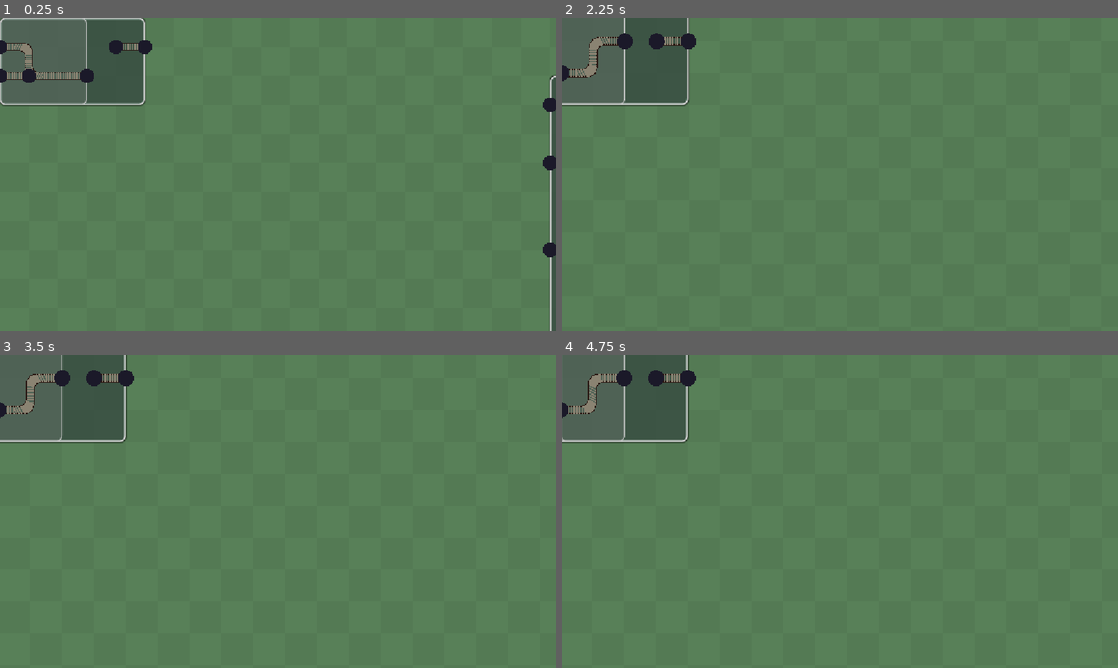
Above: before the commit, frames 1-4 (two rows, left to right).
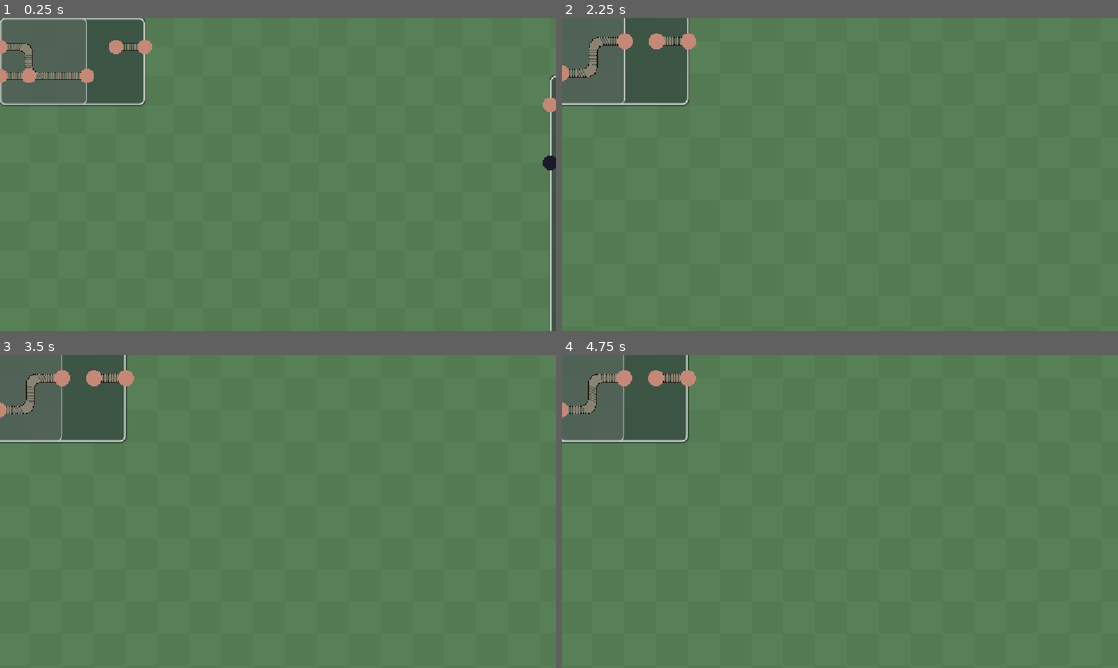
Above: after the commit, the same moments.

Repository: WishingWillow/photoshop-game
Game: Godot game, scene res://Tests/mirror_test.tscn
Same seed, same stepped clock (60 frames per second), same inputs: the game is played once before the commit and once after it. This scene is started directly instead of the project's main scene.
Inputs (mouse positions are in pixels of both pictures, inside the frame that each line leads up to):
- Up to frame 1 (0.25 s): no input
- Up to frame 2 (2.25 s): tap Enter at 0.5, 2 s; move the mouse to (962, 158) at 0.52 s; hold Middle mouse button (camera_drag_mod) 0.53-1.25 s; click (962, 158) at 0.67 s; tap Space at 1.25 s; drag from (728, 190) to (812, 237) at 1.27 s; move the mouse to (895, 105) at 2.02 s; hold Mouse wheel up (zoom_in) from 2.03 s (still down); click (895, 105) at 2.17 s
- Up to frame 3 (3.5 s): release Mouse wheel up (zoom_in) at 2.75 s; tap Space at 2.75 s; drag from (250, 574) to (111, 464) at 2.77 s
- Up to frame 4 (4.75 s): tap Enter at 3.5 s; move the mouse to (1006, 558) at 3.52 s; hold Middle mouse button (camera_drag_mod) 3.53-4.25 s; click (1006, 558) at 3.67 s; drag from (673, 464) to (756, 433) at 4.27 s

The runs differ from the first frame. In frame 1, 0.7% of the frame differs, in the area x 0-100%, y 7-77%; in frame 2, 0.4%; in frame 3, 0.4%; in frame 4, 0.5%.

Commit message:
level completion works (I think)

Diff:
--- a/Assets/Resources/Levels/level1.tres
+++ b/Assets/Resources/Levels/level1.tres
@@ -11,7 +11,7 @@
 
 [sub_resource type="Resource" id="Resource_5xf22"]
 script = ExtResource("2_77fio")
-points = Array[Vector2i]([Vector2i(0, 6)])
+points = Array[Vector2i]([Vector2i(5, 6)])
 metadata/_custom_type_script = "uid://ciogh5wk1jw2j"
 
 [sub_resource type="Resource" id="Resource_d3x62"]
--- a/Assets/Resources/Levels/level2.tres
+++ b/Assets/Resources/Levels/level2.tres
@@ -19,8 +19,24 @@
 segments = Array[ExtResource("2_v5wj0")]([SubResource("Resource_fnmf7"), SubResource("Resource_6u36b")])
 metadata/_custom_type_script = "uid://d3caukbg170et"
 
+[sub_resource type="Resource" id="Resource_6ity8"]
+script = ExtResource("2_v5wj0")
+points = Array[Vector2i]([Vector2i(0, 4)])
+metadata/_custom_type_script = "uid://ciogh5wk1jw2j"
+
+[sub_resource type="Resource" id="Resource_u2mpy"]
+script = ExtResource("2_v5wj0")
+points = Array[Vector2i]([Vector2i(6, 2), Vector2i(7, 2)])
+metadata/_custom_type_script = "uid://ciogh5wk1jw2j"
+
+[sub_resource type="Resource" id="Resource_altua"]
+script = ExtResource("1_o03dr")
+type = 1
+segments = Array[ExtResource("2_v5wj0")]([SubResource("Resource_6ity8"), SubResource("Resource_u2mpy")])
+metadata/_custom_type_script = "uid://d3caukbg170et"
+
 [resource]
 script = ExtResource("2_2y4c6")
 size = Vector2i(7, 6)
-paths = Array[ExtResource("1_o03dr")]([SubResource("Resource_2gg76")])
+paths = Array[ExtResource("1_o03dr")]([SubResource("Resource_2gg76"), SubResource("Resource_altua")])
 metadata/_custom_type_script = "uid://blbxmua7tt4nf"
--- a/Scripts/Global/consts.gd
+++ b/Scripts/Global/consts.gd
@@ -27,7 +27,7 @@
 
 const CapColors : Dictionary[PathType, Color] = {
 	PathType.ROAD : Color(0.105, 0.099, 0.16, 1.0),
-	PathType.RAIL : Color(0.105, 0.099, 0.16, 1.0)
+	PathType.RAIL : Color(0.771, 0.532, 0.467, 1.0)
 }
 
 const GridColors : Dictionary[String, Color] = {
--- a/Scripts/layer.gd
+++ b/Scripts/layer.gd
@@ -119,7 +119,7 @@
 	# draw box
 	draw_style_box(
 		preload("res://Assets/Resources/layer_box.tres"),
-		Rect2(rect.position, Util.scale_vec_to_unit_size(rect.size)))
+		Rect2(Vector2.ZERO, Util.scale_vec_to_unit_size(rect.size)))
 	if not slice_mode: return
 	var axis : int = -1
 	for which_axis in [X,Y]:
--- a/Scripts/level.gd
+++ b/Scripts/level.gd
@@ -126,6 +126,7 @@
 	# iterate through the shared position caps and see if their sibling is connected to the end cap
 	for cap : PathCap in position_share:
 		if cap == start: continue
+		if cap == end: return true
 		if caps_connected(cap.sibling, end): return true
 
 	# end cap wasn't found, return false
